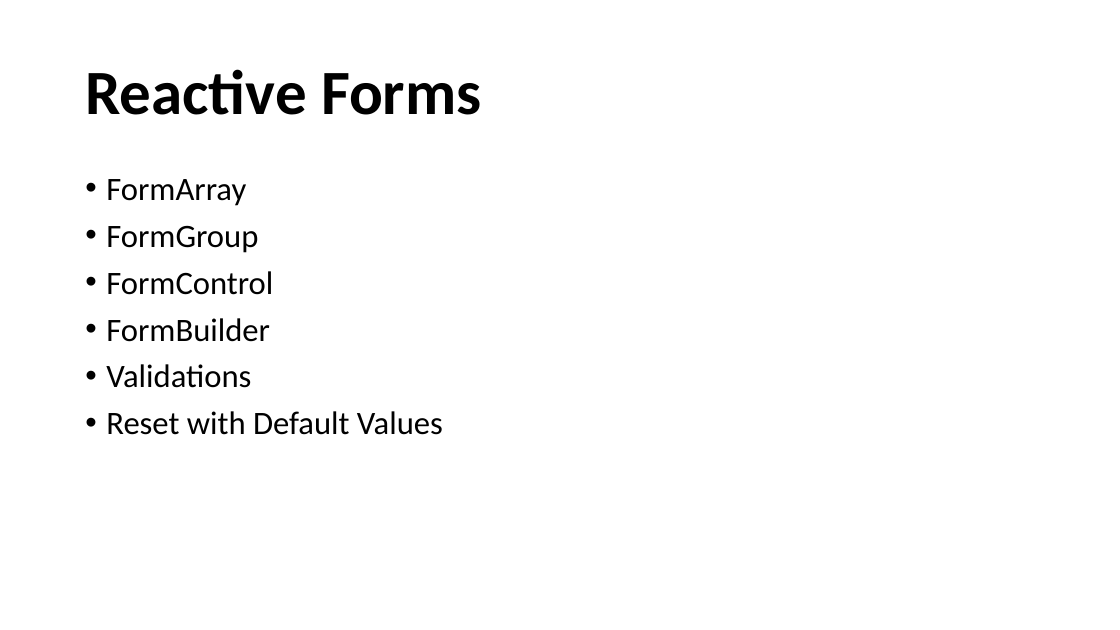
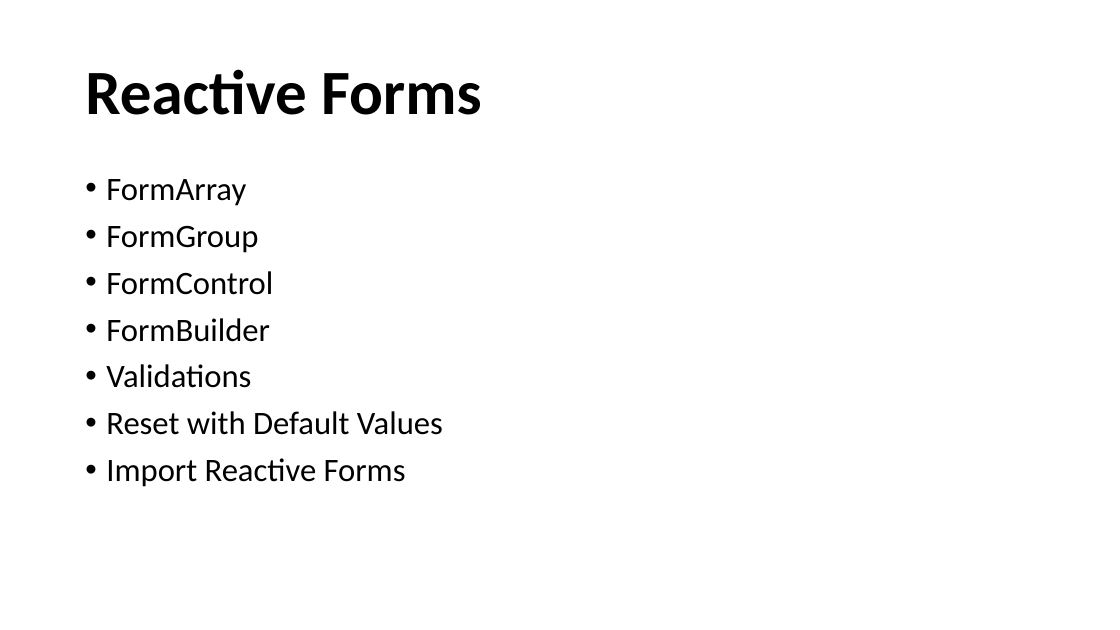
Before and after one commit to raharshi/angular-kh, a slide deck: slide 14 of src/assets/AngularByRaharshi.pptx. Drawn at 1120x630 pixels with LibreOffice and Linux fonts; fonts in the diff are those of the drawing; background and template pictures are left out. Boxes give left, top, right and bottom in pixels: in the first picture for what was removed or moved away, otherwise in the second. Text is boxed around its words. In the diff, an @@ line names an element or a change of style, - is before the commit and + after.

Commit message:
reactive forms

```diff
--- a/src/assets/AngularByRaharshi.pptx
+++ b/src/assets/AngularByRaharshi.pptx
@@ text at box(106, 458, 406, 487): paragraph added @@
+• Import Reactive Forms
```
Also in this commit, not shown: 6 other files.
